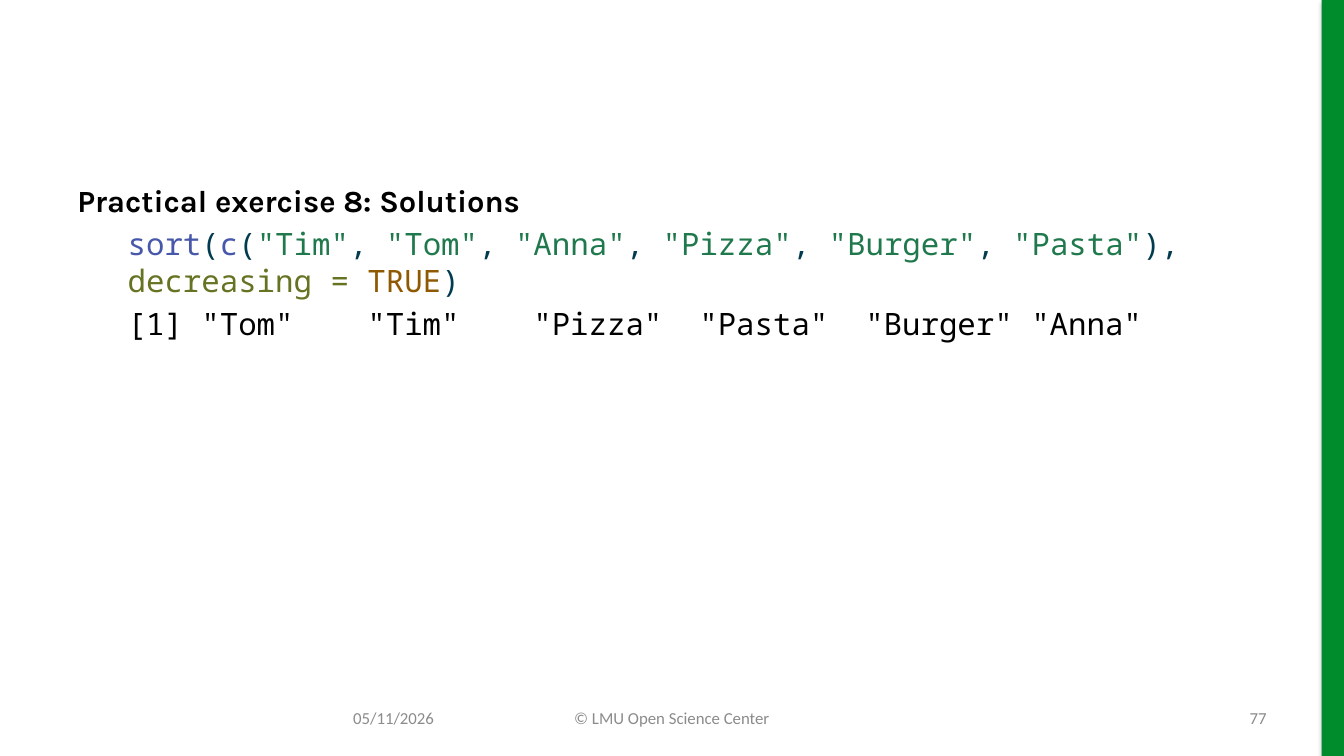
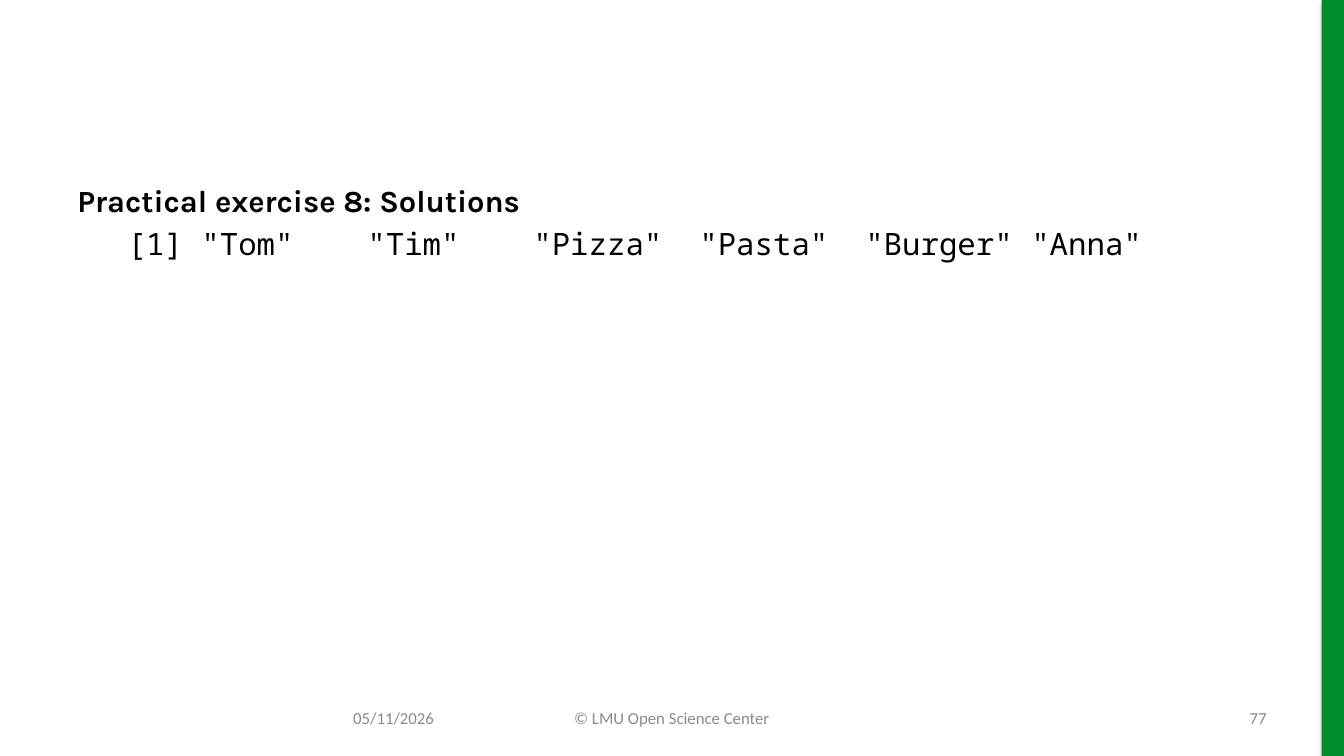
Before and after one commit to lmu-osc/slides-r-part-I, a slide deck: slide 77 of slides-r-part-I.pptx. Drawn at 1344x756 pixels with LibreOffice and Linux fonts; fonts in the diff are those of the drawing; background and template pictures are left out. Boxes give left, top, right and bottom in pixels: in the first picture for what was removed or moved away, otherwise in the second. Text is boxed around its words. In the diff, an @@ line names an element or a change of style, - is before the commit and + after.

```diff
--- a/slides-r-part-I.pptx
+++ b/slides-r-part-I.pptx
@@ text at (128, 231, 1179, 300): paragraph removed @@
-sort(c("Tim", "Tom", "Anna", "Pizza", "Burger", "Pasta"), decreasing = TRUE)
```
Also in this commit, not shown: 29 other slides changed, 34 other files.
